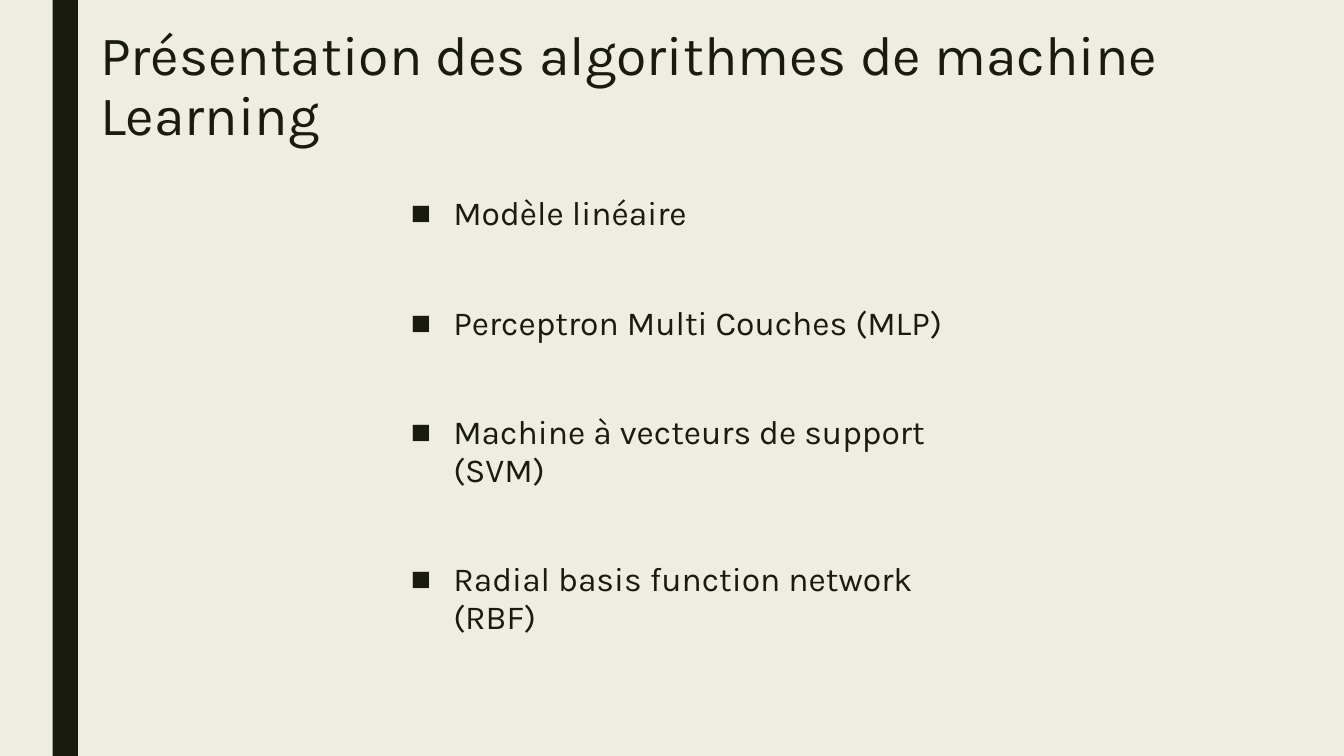
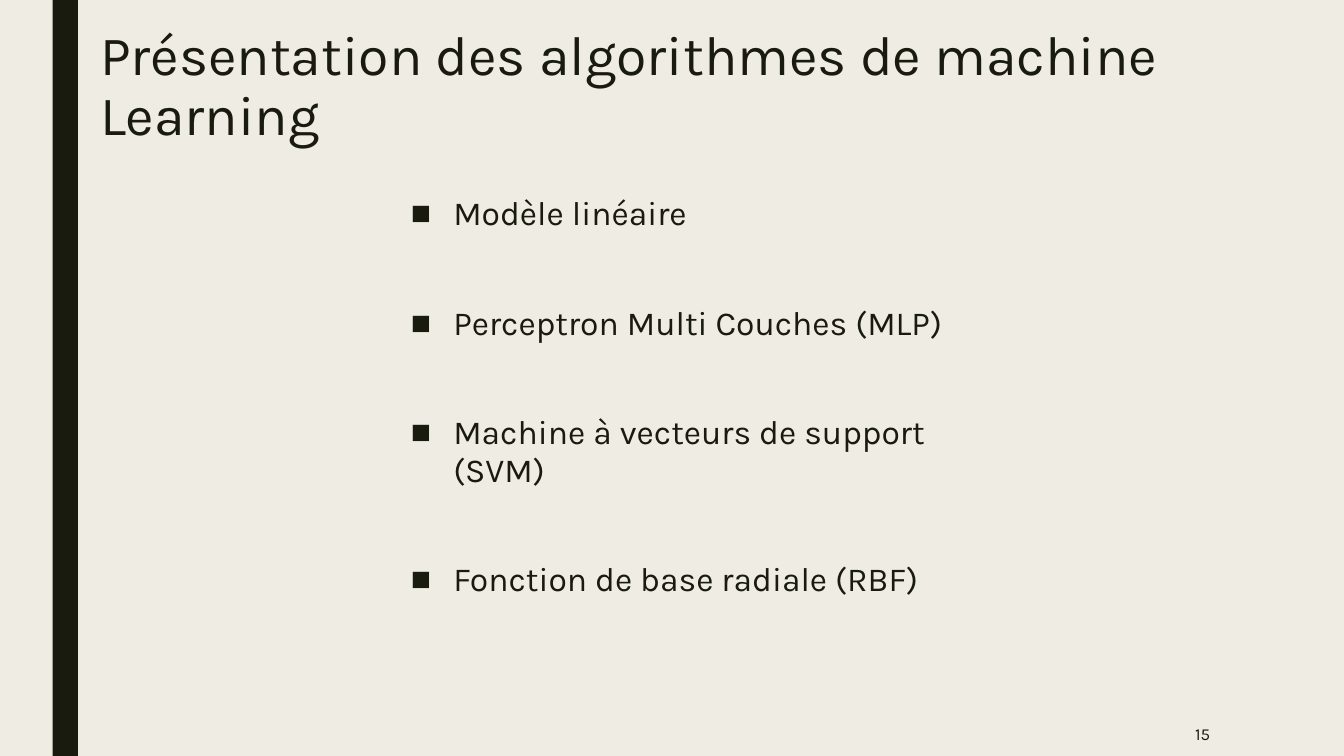
Before and after one commit to natane07/PA-MachineLearning-3ESGI, a slide deck: slide 15 of Project/Docs/Slides/PPT_PA.pptx. Drawn at 1344x756 pixels with LibreOffice and Linux fonts; fonts in the diff are those of the drawing. Boxes give left, top, right and bottom in pixels: in the first picture for what was removed or moved away, otherwise in the second. Text is boxed around its words. In the diff, an @@ line names an element or a change of style, - is before the commit and + after.

```diff
--- a/Project/Docs/Slides/PPT_PA.pptx
+++ b/Project/Docs/Slides/PPT_PA.pptx
@@ text at <box>453,566,918,595</box>: text changed @@
-■ Radial basis function network (RBF)
+■ Fonction de base radiale (RBF)
@@ page number added at <box>1195,729,1210,740</box>, 12 pt, text #191B0E @@
+15
```
Also in this commit, not shown: 41 other slides changed, 1 other file.
